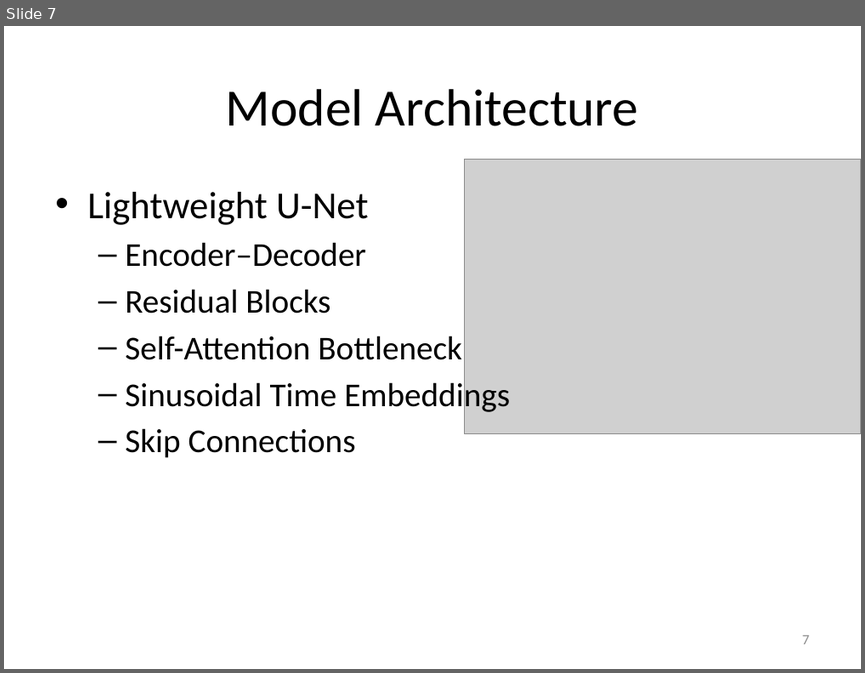
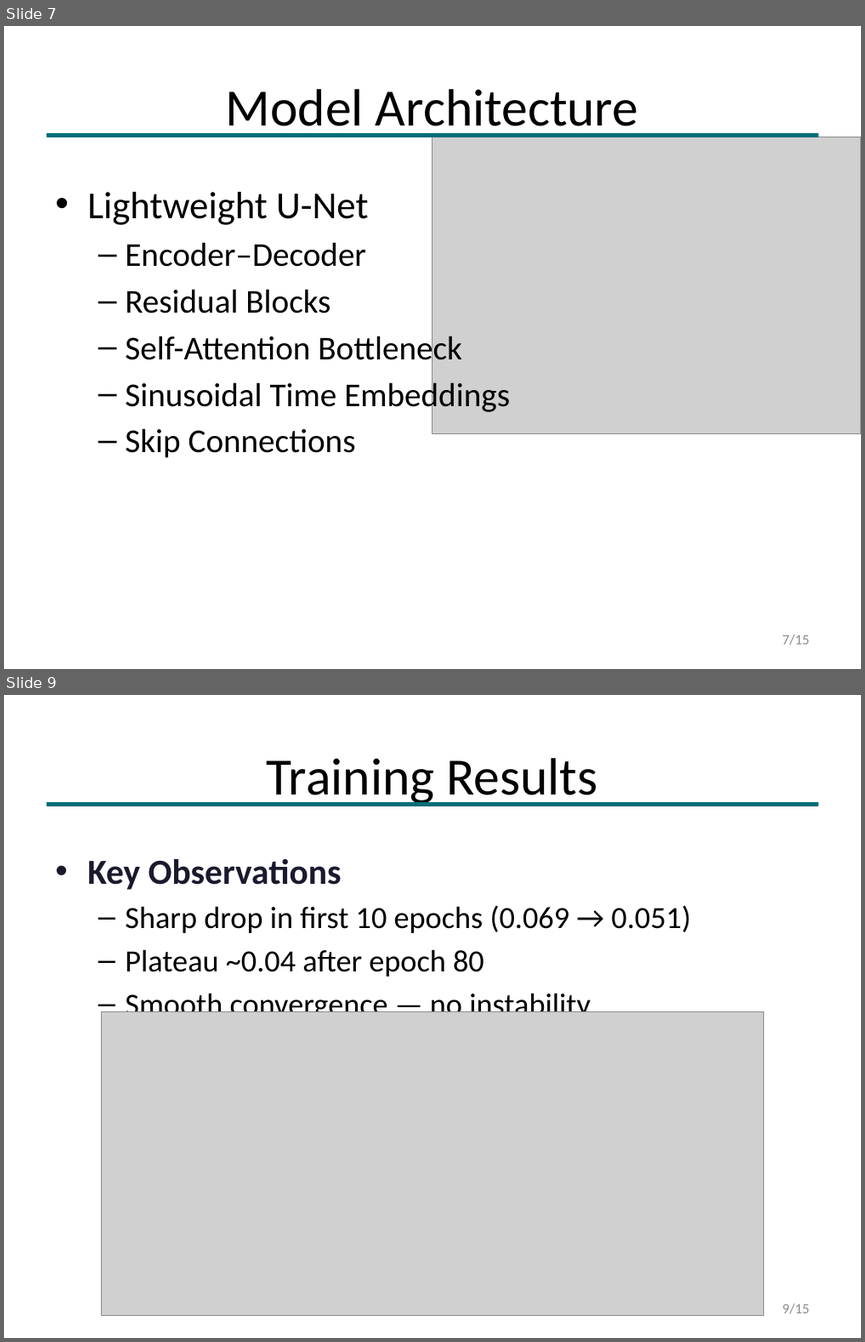
Before and after one commit to yufedor/visionDepthEstimation, a slide deck: Lightweight_Diffusion_Models_Presentation.pptx. Shown one above the other, each under a label of ours: slide 7 before the commit, slides 7 and 9 after it; the slides between them are not shown. The pictures are 865x673 and 865x1342 pixels, drawn with LibreOffice and Linux fonts; fonts in the diff are those of the drawing; grey boxes stand for pictures. Boxes give left, top, right and bottom in pixels: in the first picture for what was removed or moved away, otherwise in the second. Text is boxed around its words. In the diff, an @@ line names an element or a change of style, - is before the commit and + after.

```diff
--- a/Lightweight_Diffusion_Models_Presentation.pptx
+++ b/Lightweight_Diffusion_Models_Presentation.pptx
@@ slide 9 added at (4, 695, 861, 1338), background #FFFFFF @@
@@ title added at (267, 758, 597, 806), 44 pt, text #000000 @@
+Training Results
@@ rectangle added at (46, 802, 818, 805), fill #006D77, outline #006D77 1 pt @@
@@ text added at (87, 859, 691, 1012), 25.9 pt, text #000000 @@
+• Key Observations
+  – Sharp drop in first 10 epochs (0.069 → 0.051)
+  – Plateau ~0.04 after epoch 80
+  – Smooth convergence — no instability
@@ picture added at (101, 1011, 763, 1315) @@
@@ page number added at (782, 1303, 809, 1314), 12 pt, text #8C8C8C @@
+9/15
@@ slide 7 changed as well @@
@@ rectangle added at (46, 133, 818, 136), fill #006D77, outline #006D77 1 pt @@
@@ picture: place and size @@
-picture at (464, 159, 861, 434)
+picture at (432, 137, 861, 434)
@@ page number at (782, 634, 809, 645): text changed @@
-7
+7/15
```
Also in this commit, not shown: 12 other slides changed, 1 other slide added, 2 other files.
